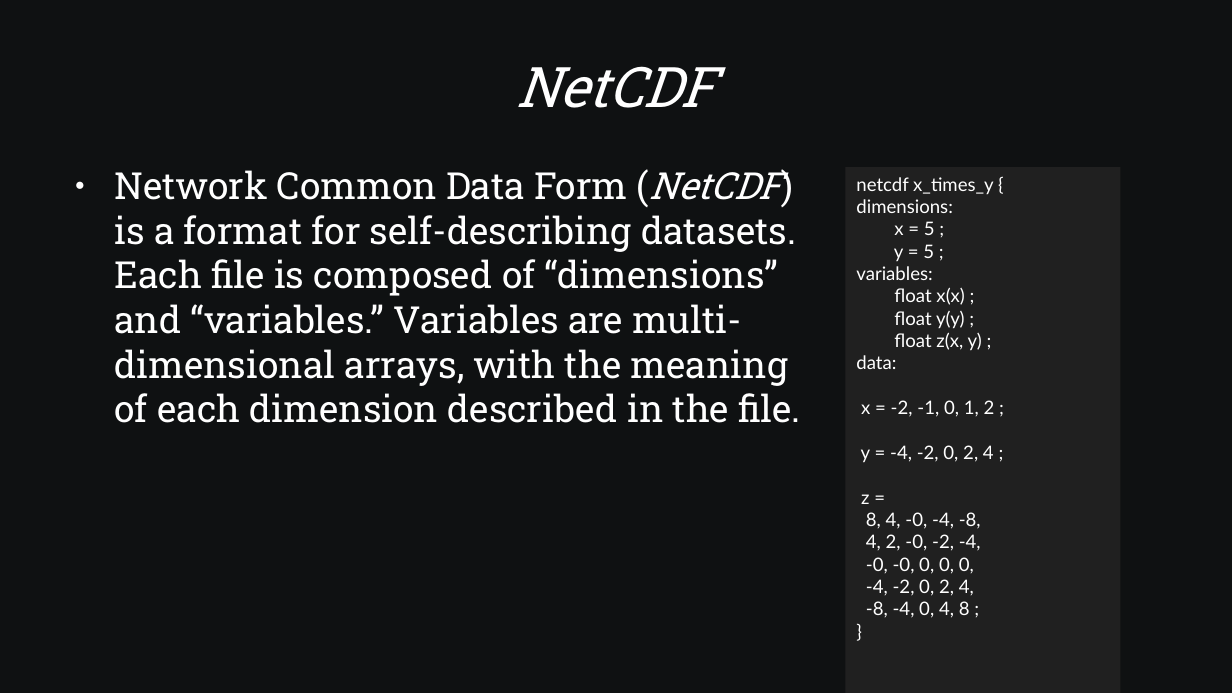
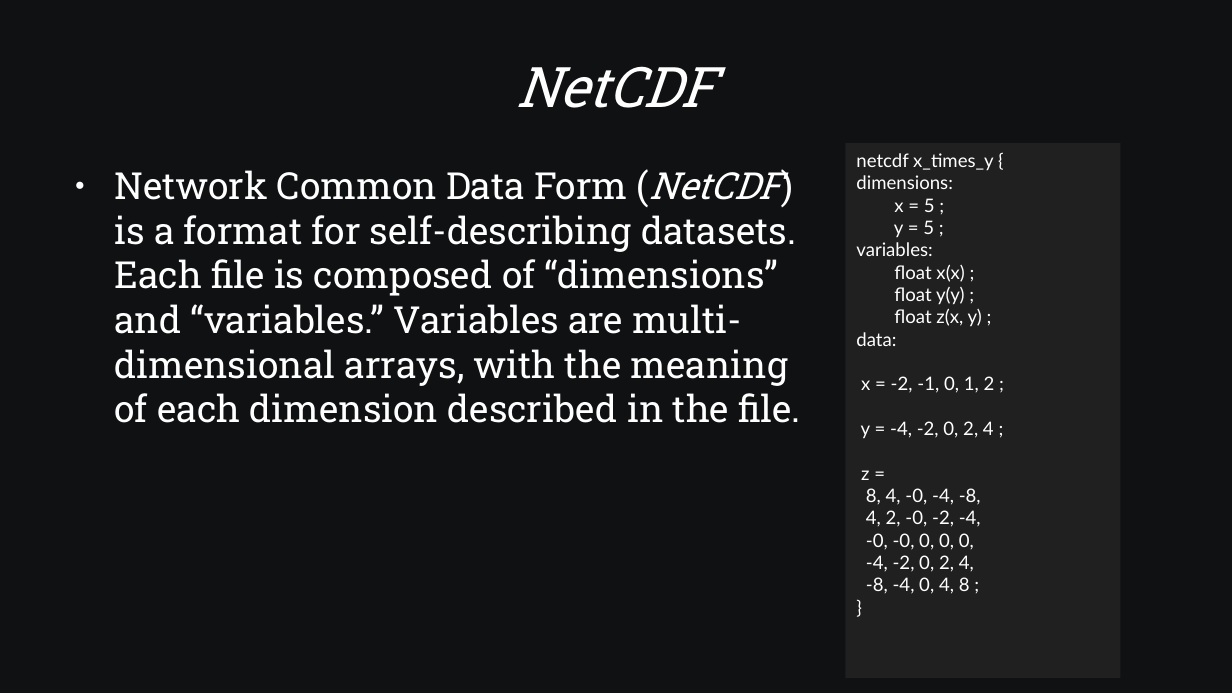
Before and after one commit to SamAllen06/lake_temp_work, a slide deck: slide 10 of documentation/for_collaborators/TestingSoftwareOverview.odp (slide 14 before the commit). Drawn at 1232x693 pixels with LibreOffice and Linux fonts; fonts in the diff are those of the drawing. Boxes give left, top, right and bottom in pixels: in the first picture for what was removed or moved away, otherwise in the second. Text is boxed around its words. In the diff, an @@ line names an element or a change of style, - is before the commit and + after.

```diff
--- a/documentation/for_collaborators/TestingSoftwareOverview.odp
+++ b/documentation/for_collaborators/TestingSoftwareOverview.odp
@@ rectangle "netcdf x_times_y {": place and size @@
-rectangle "netcdf x_times_y {" at <box>846,168,1121,693</box>
+rectangle "netcdf x_times_y {" at <box>846,143,1121,679</box>
```
Also in this commit, not shown: 11 other slides changed, 1 slide added, 6 slides removed, 2 other files.
